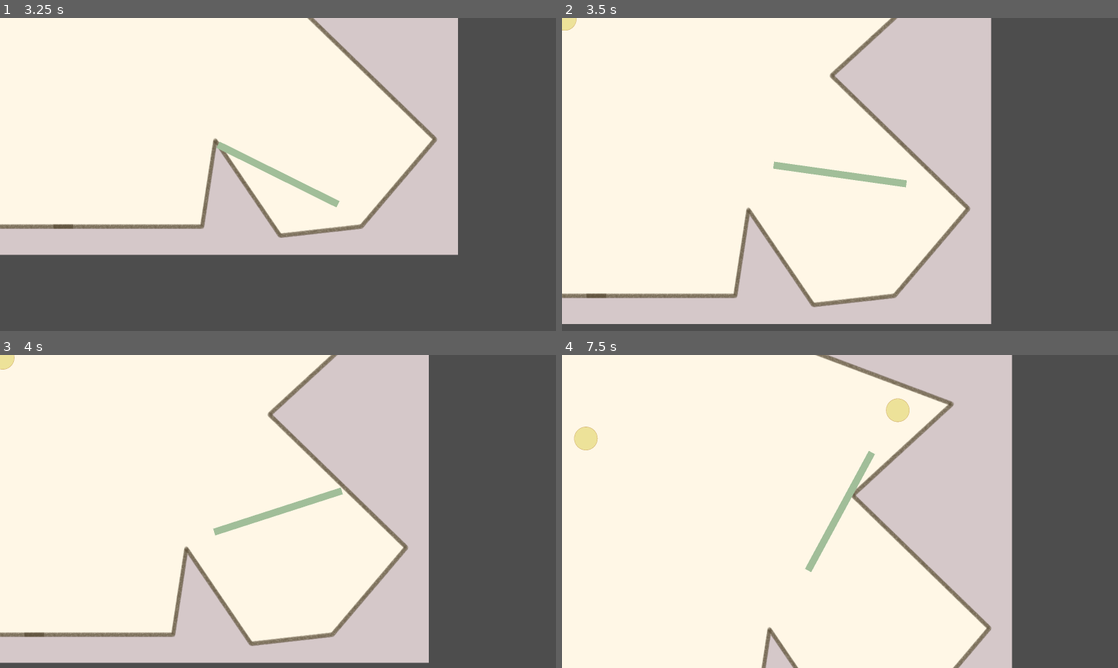
Above: before the commit, frames 1-4 (two rows, left to right).
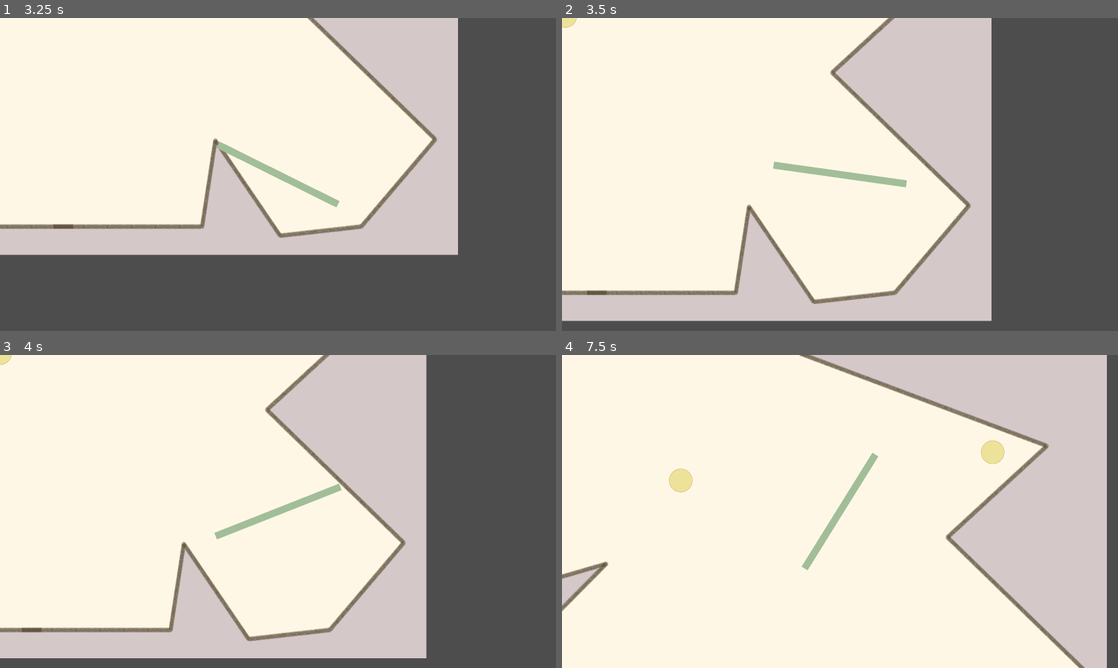
Above: after the commit, the same moments.

Repository: AustereTriceratops/GMTK_2024_prototype
Game: Godot game, scene res://scenes/testScene.tscn
Same seed, same stepped clock (60 frames per second), same inputs: the game is played once before the commit and once after it.
Inputs:
- Up to frame 1 (3.25 s): hold A (a) 0.53-1.28 s; tap Space (jump) at 0.77, 1.07, 1.52, 1.82, 2.3, 2.85, 3.02 s; tap D (d) at 0.8, 1.35 s; tap S (s) at 1.55 s; hold S (s) 2.03-2.78 s; tap A (a) at 3.05 s
- Up to frame 2 (3.5 s): tap Space (jump) at 3.32 s
- Up to frame 3 (4 s): hold A (a) from 3.53 s (still down); tap Space (jump) at 3.77 s; tap D (d) at 3.8 s
- Up to frame 4 (7.5 s): tap Space (jump) at 4.07, 4.52, 4.82, 5.3, 6.02, 6.32, 6.77, 7.07 s; release A (a) at 4.28 s; tap D (d) at 4.35, 6.8, 7.35 s; tap S (s) at 4.55 s; hold S (s) 5.03-5.78 s; tap W (w) at 5.85 s; tap A (a) at 6.05 s; hold A (a) 6.53-7.28 s

Frame 1 is identical in both runs. In frame 2, 3.7% of the frame differs, in the area x 0-78%, y 0-98%; in frame 3, 5.6%; in frame 4, 32%, in the area x 0-98%, y 0-100%.

Commit message:
placeholder ruler

Diff:
--- a/scripts/testScene.gd
+++ b/scripts/testScene.gd
@@ -4,7 +4,7 @@
 
 func increment_score():
 	$playerScene/Player/Collider.shape.height += 30;
-	$playerScene/Player.config['jumpImpulse'] += 50;
+	$playerScene/Player.config['jumpImpulse'] += 25;
 	$playerScene/Player/Camera.zoom *= 0.95;
 
 	var scale = $playerScene/Player/Sprite.scale;
Binary file added: assets/testRuler.glb
